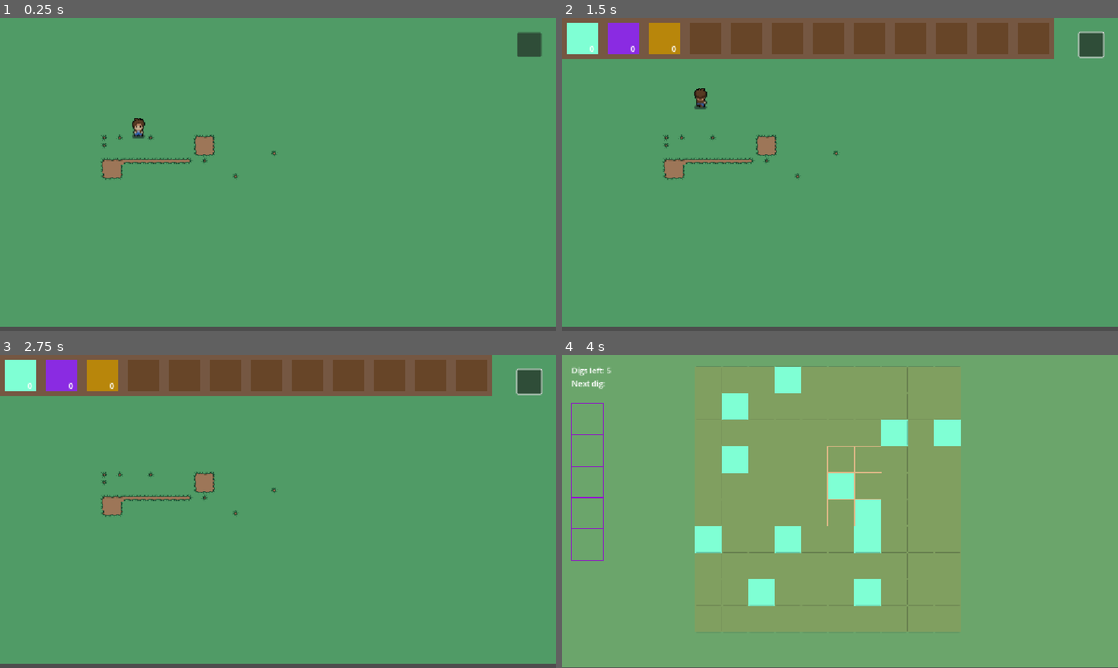
Above: before the commit, frames 1-4 (two rows, left to right).
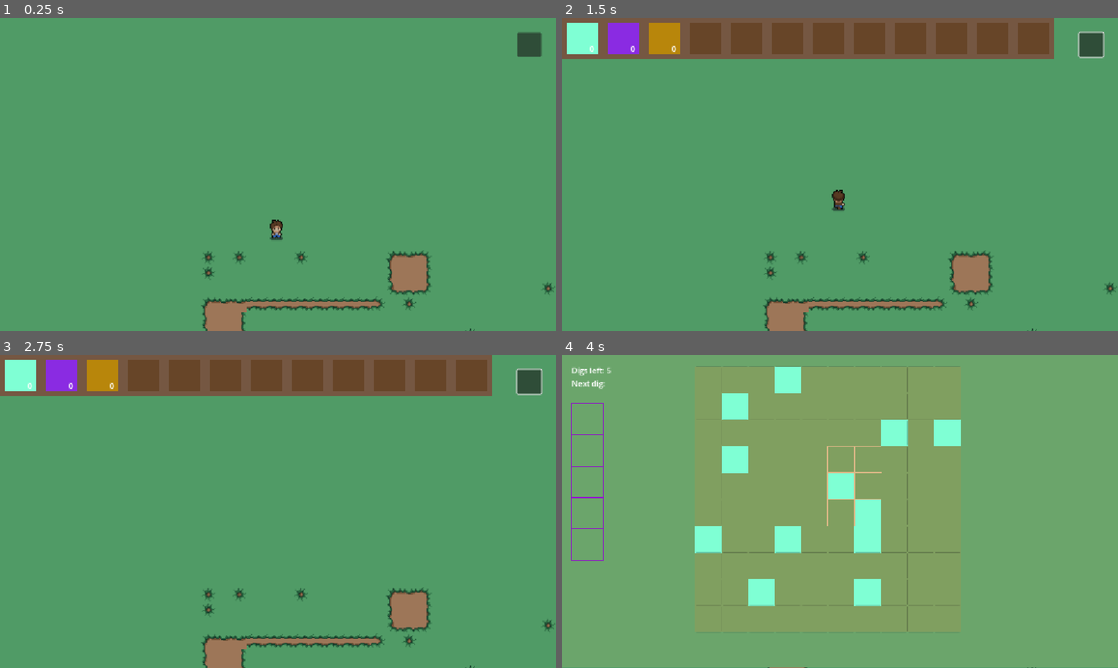
Above: after the commit, the same moments.

Repository: martz-rgb/godot-games
Game: Godot game, scene res://scenes/main.tscn
Same seed, same stepped clock (60 frames per second), same inputs: the game is played once before the commit and once after it.
Inputs (mouse positions are in pixels of both pictures, inside the frame that each line leads up to):
- Up to frame 1 (0.25 s): no input
- Up to frame 2 (1.5 s): click (1090, 43) at 0.5 s; move the mouse to (812, 237) at 1.27 s; hold Up (ui_up) from 1.28 s (still down)
- Up to frame 3 (2.75 s): keep holding Up (ui_up); move the mouse to (444, 558) at 2.02 s
- Up to frame 4 (4 s): tap Enter at 2.75 s; move the mouse to (673, 464) at 2.77 s; release Up (ui_up) at 2.78 s; hold Left (ui_left) from 2.78 s (still down); move the mouse to (867, 511) at 3.52 s

The runs differ from the first frame. In frame 1, 5.0% of the frame differs, in the area x 0-100%, y 32-100%; in frame 2, 5.0%, in the area x 0-100%, y 22-100%; in frame 3, 4.7%; in frame 4, 0.2%.

Commit message:
change tile & x2 scale

Diff:
--- a/shovel/scenes/main.tscn
+++ b/shovel/scenes/main.tscn
@@ -8,6 +8,7 @@
 script = ExtResource("1_0wfyh")
 
 [node name="MainMap" parent="." unique_id=909731615 instance=ExtResource("1_o5qli")]
+scale = Vector2(2, 2)
 
 [node name="GUI" parent="." unique_id=1244365858 instance=ExtResource("3_sugp2")]
 mouse_filter = 1
--- a/shovel/scenes/main_map.tscn
+++ b/shovel/scenes/main_map.tscn
@@ -82,7 +82,7 @@
 sources/2 = SubResource("TileSetAtlasSource_2xk3c")
 sources/3 = SubResource("TileSetAtlasSource_ulx81")
 
-[node name="MainMap" type="Node" unique_id=909731615]
+[node name="MainMap" type="Node2D" unique_id=336888695]
 script = ExtResource("1_4synu")
 
 [node name="Map" type="TileMapLayer" parent="." unique_id=1245591808]
@@ -91,3 +91,4 @@
 
 [node name="Player" parent="." unique_id=1740954018 instance=ExtResource("1_1xo34")]
 position = Vector2(286, 211)
+scale = Vector2(1, 1)
--- a/shovel/scenes/player.tscn
+++ b/shovel/scenes/player.tscn
@@ -4,7 +4,7 @@
 [ext_resource type="Texture2D" uid="uid://brc32mydvty2v" path="res://sprites/player.png" id="2_qhqgy"]
 
 [sub_resource type="RectangleShape2D" id="RectangleShape2D_enu52"]
-size = Vector2(16, 16)
+size = Vector2(11, 19.5)
 
 [sub_resource type="Animation" id="Animation_g2els"]
 length = 0.001
@@ -238,7 +238,7 @@
 script = ExtResource("1_g2els")
 
 [node name="CollisionShape2D" type="CollisionShape2D" parent="." unique_id=625216501]
-position = Vector2(0.5, 8.5)
+position = Vector2(0, 8.75)
 shape = SubResource("RectangleShape2D_enu52")
 
 [node name="Sprite2D" type="Sprite2D" parent="." unique_id=764112805]
--- a/shovel/scripts/main_map.gd
+++ b/shovel/scripts/main_map.gd
@@ -1,15 +1,24 @@
 extends Node
 
 signal digged
-@onready var _player = $Player
+@onready var player = $Player
+@onready var map = $Map
 
 # Called when the node enters the scene tree for the first time.
 func _ready() -> void:
-	_player.digged.connect(_on_player_digged)
+	player.digged.connect(on_player_digged)
 
 # Called every frame. 'delta' is the elapsed time since the previous frame.
 #func _process(delta: float) -> void:
 	#pass
 
-func _on_player_digged():
+func on_player_digged():
+	var position = player.get_direction_position()
+	print(position, " ", player.position)
+
+	var coord = map.local_to_map(position)
+	print(map.local_to_map(position), " ", map.local_to_map(player.position))
+
+	map.set_cell(coord, 3, Vector2i(2, 1))
+	# change tile
 	digged.emit()
--- a/shovel/scripts/player.gd
+++ b/shovel/scripts/player.gd
@@ -3,12 +3,11 @@
 signal digged
 
 const SPEED = 300.0
-@onready var _animated_player = $AnimationPlayer
-@onready var _sprite = $Sprite2D
+@onready var animated_player = $AnimationPlayer
+@onready var sprite = $Sprite2D
+@onready var collision_shape = $CollisionShape2D
 var direction = Vector2(0, 1) # front is default
 
-var input_horizontal = Vector2(0, 0)
-var input_vertical = Vector2(0, 0)
 var is_action = false
 
 class AnimationParams:
@@ -46,8 +45,8 @@
 	var new_direction = determine_direction(velocity)
 	var params = determine_animation(new_direction, velocity.length() > 0, is_action)
 
-	_sprite.flip_h = params.flip_h
-	_animated_player.play(params.animation)
+	sprite.flip_h = params.flip_h
+	animated_player.play(params.animation)
 
 	direction = new_direction
 
@@ -103,3 +102,9 @@
 func dig():
 	is_action = false
 	digged.emit()
+
+func get_direction_position():
+	var size = collision_shape.shape.get_rect().size
+	var center = position + collision_shape.position + size / 2.
+
+	return center + Vector2(size.x * direction.x, size.y * direction.y) / 2.
